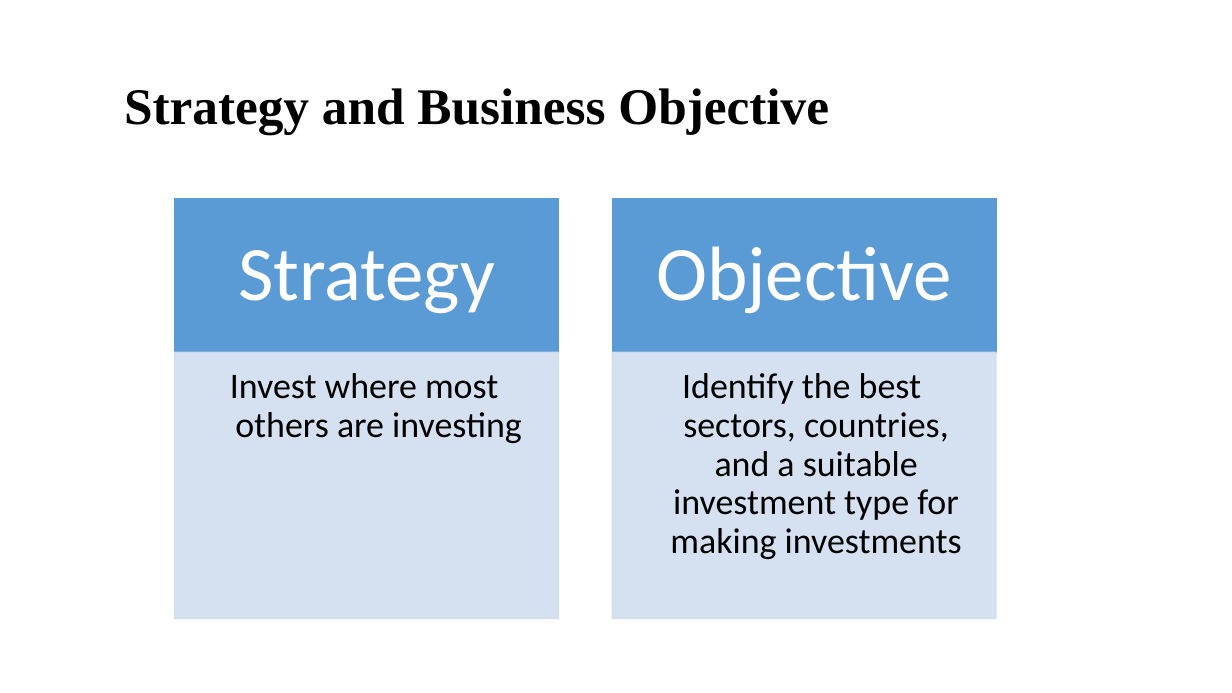
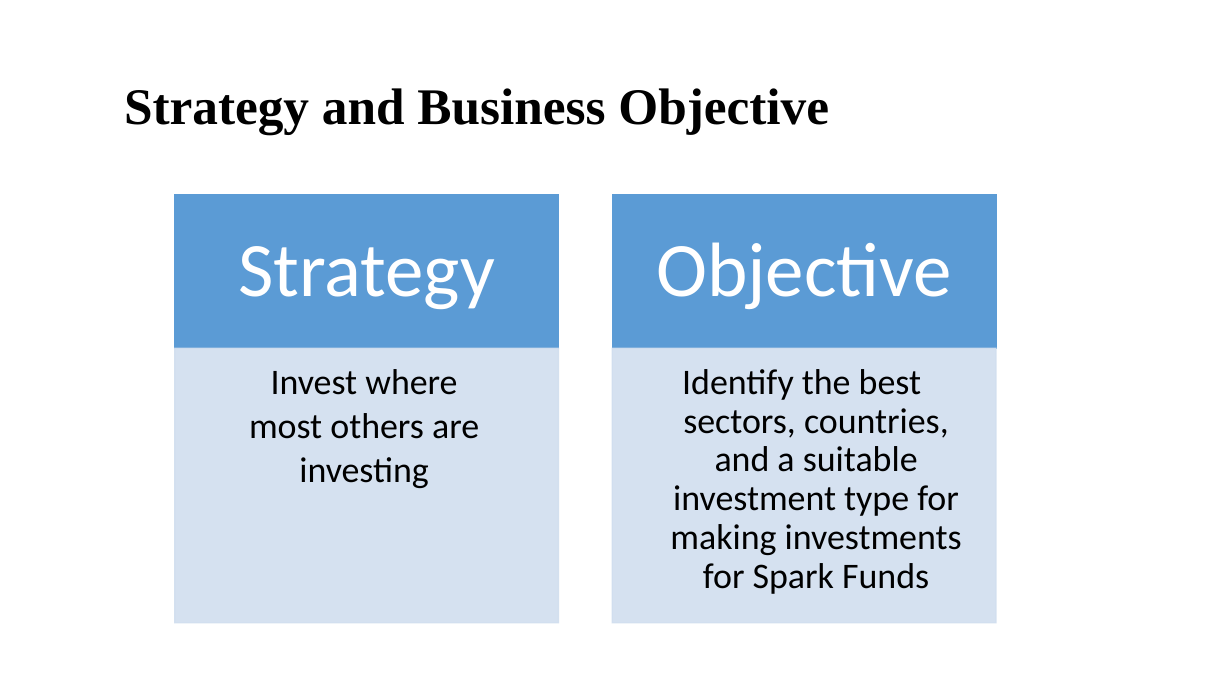
Before and after one commit to sivaswami1885/InvestmentAnalysis, a slide deck: slide 2 of INVEST.pptx. Drawn at 1232x693 pixels with LibreOffice and Linux fonts; fonts in the diff are those of the drawing; background and template pictures are left out. Boxes give left, top, right and bottom in pixels: in the first picture for what was removed or moved away, otherwise in the second. Text is boxed around its words. In the diff, an @@ line names an element or a change of style, - is before the commit and + after.

```diff
--- a/INVEST.pptx
+++ b/INVEST.pptx
@@ 2 texts, 2 rectangles: place and size @@
-2 texts, 2 rectangles at [175, 199, 996, 352]
+2 texts, 2 rectangles at [175, 195, 996, 348]
@@ rectangle: place and size @@
-rectangle at [175, 352, 558, 618]
+rectangle at [175, 348, 558, 623]
@@ rectangle: place and size @@
-rectangle at [613, 352, 996, 618]
+rectangle at [613, 348, 996, 623]
@@ text at [249, 369, 479, 488]: text changed @@
-  Invest where most others are investing
+  Invest where
+  most others are
+  investing
@@ text at [670, 369, 962, 594]: text changed @@
-  Identify the best sectors, countries, and a suitable investment type for making investments
+  Identify the best sectors, countries, and a suitable investment type for making investments for Spark Funds
```
Also in this commit, not shown: 8 other slides changed, 4 other files.
